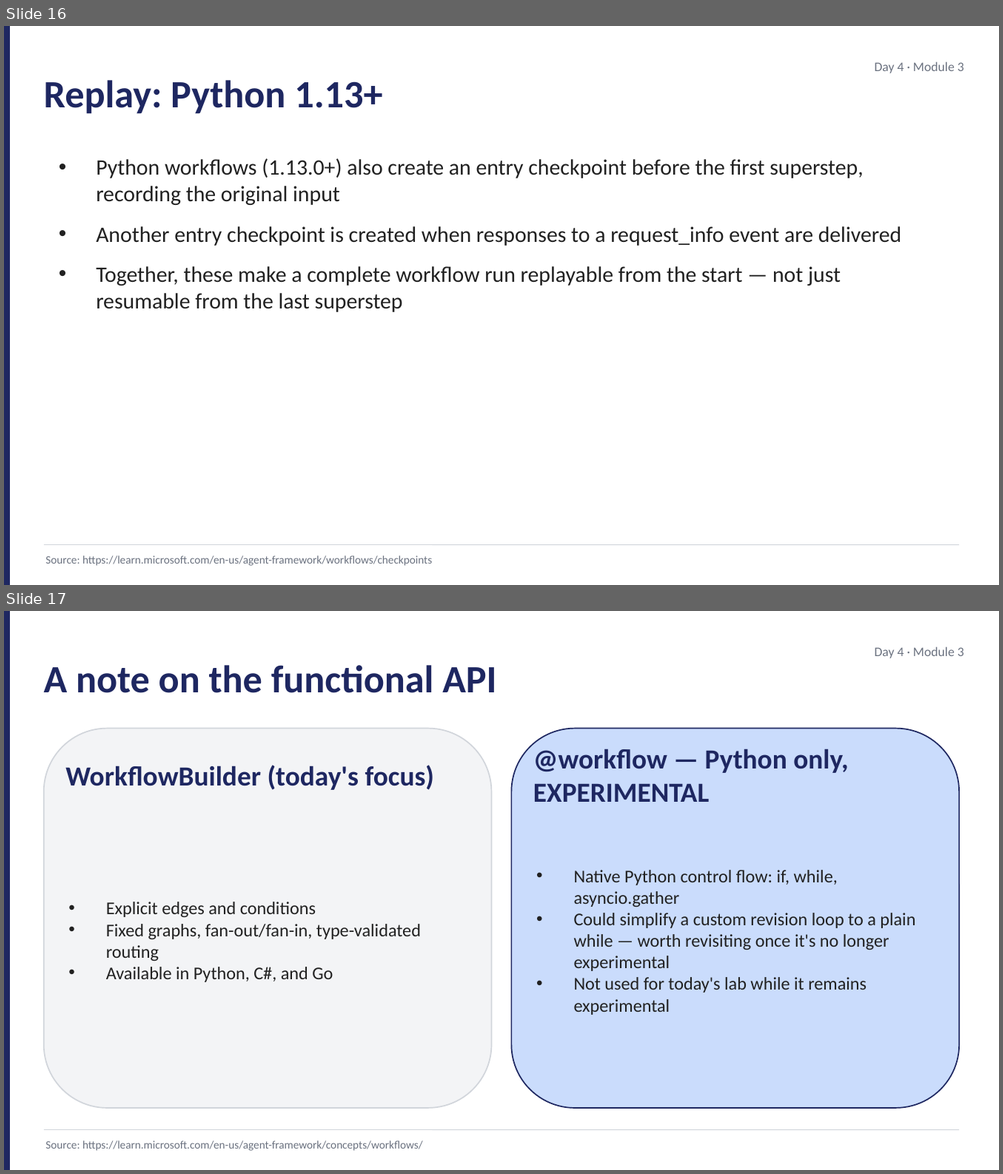
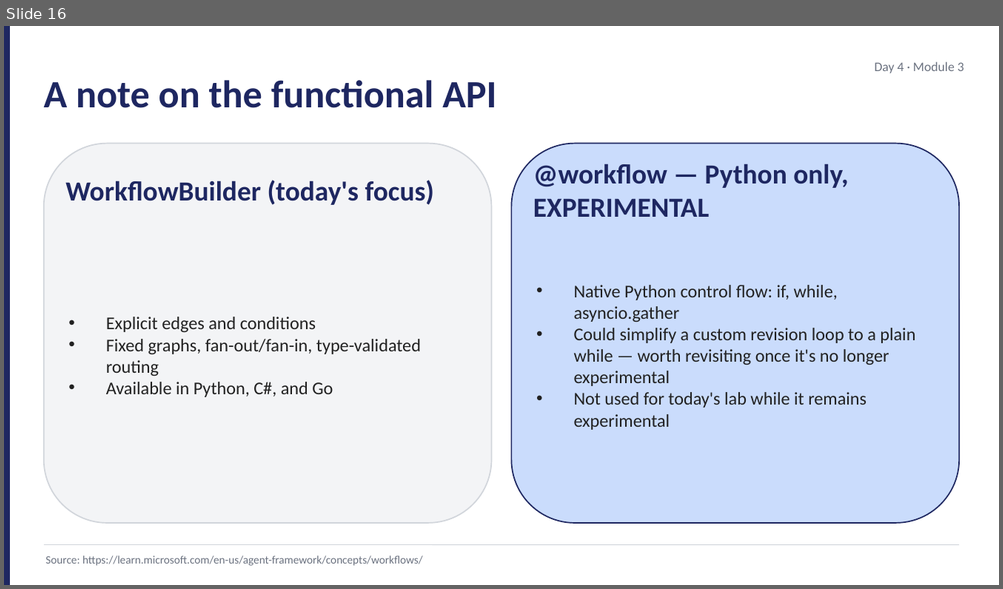
Before and after one commit to JimPiquant/Building-AI-Apps-and-Agents, a slide deck: decks/day4/module-3-workflow-fundamentals.pptx. Shown one above the other, each under a label of ours: slides 16 and 17 before the commit, slide 16 after it. The pictures are 1003x1174 and 1003x589 pixels, drawn with LibreOffice and Linux fonts; fonts in the diff are those of the drawing. Boxes give left, top, right and bottom in pixels: in the first picture for what was removed or moved away, otherwise in the second. Text is boxed around its words. In the diff, an @@ line names an element or a change of style, - is before the commit and + after.

```diff
--- a/decks/day4/module-3-workflow-fundamentals.pptx
+++ b/decks/day4/module-3-workflow-fundamentals.pptx
@@ slide 16 removed at (x1=4, y1=26, x2=999, y2=585), background #FFFFFF @@
@@ rectangle removed at (x1=4, y1=26, x2=10, y2=585) @@
@@ text removed at (x1=874, y1=62, x2=964, y2=73) @@
-Day 4 · Module 3
@@ text removed at (x1=44, y1=80, x2=382, y2=114) @@
-Replay: Python 1.13+
@@ text removed at (x1=96, y1=158, x2=902, y2=312) @@
-• Python workflows (1.13.0+) also create an entry checkpoint before the first superstep, recording the original input
-• Another entry checkpoint is created when responses to a request_info event are delivered
-• Together, these make a complete workflow run replayable from the start — not just resumable from the last superstep
@@ line removed from (44, 545) to (959, 545) @@
@@ text removed at (x1=45, y1=556, x2=432, y2=566) @@
-Source: https://learn.microsoft.com/en-us/agent-framework/workflows/checkpoints
@@ what was slide 17 is now slide 16 @@
```
Also in this commit, not shown: 5 slides changed, 7 other files.
